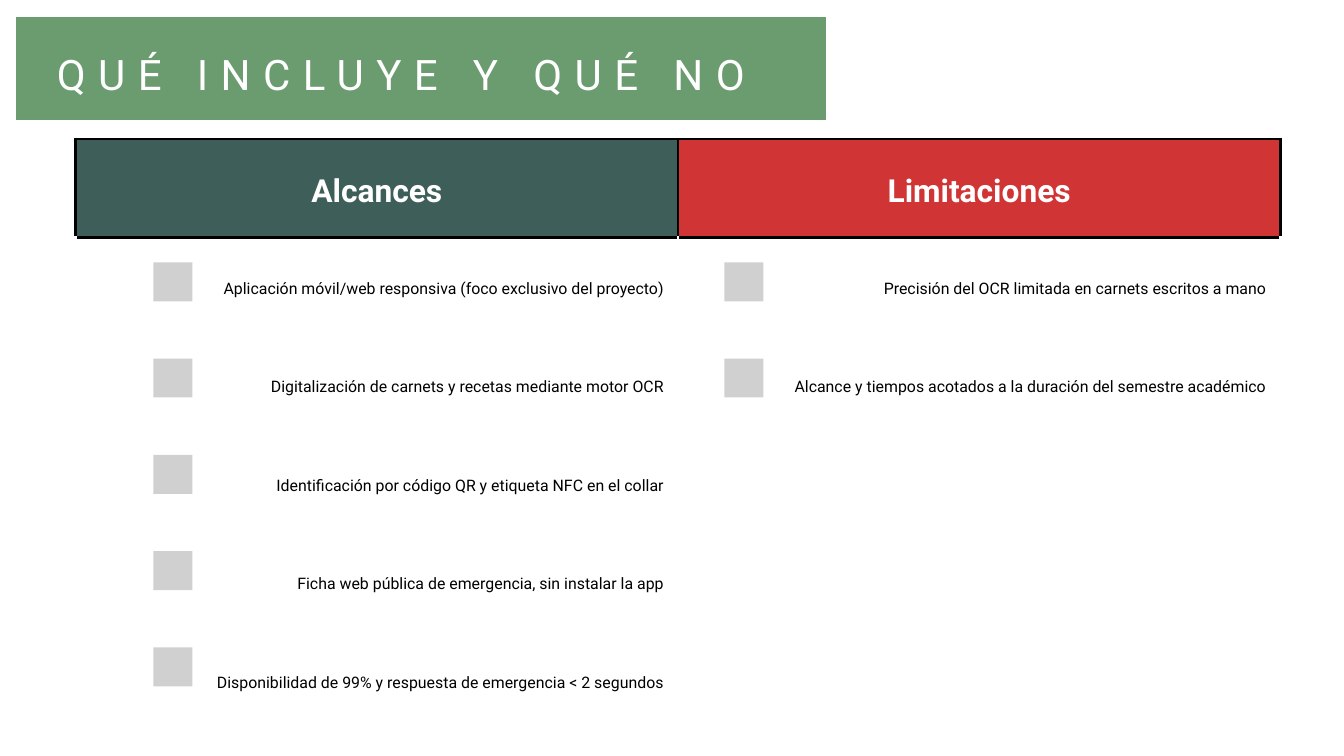
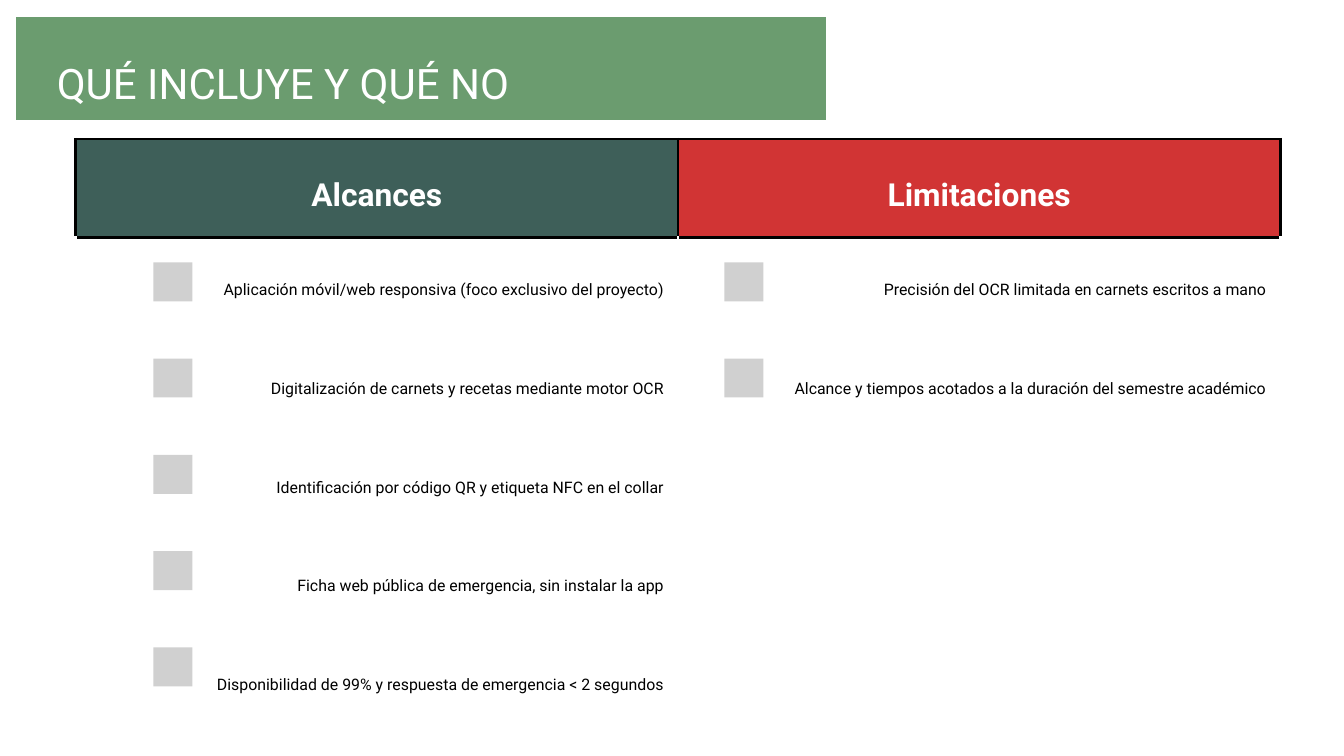
Before and after one commit to samueleliazar/PetPass, a slide deck: slide 7 of Fase 1/Evidencias Grupales/Presentación idea de proyecto.pptx. Drawn at 1344x756 pixels with LibreOffice and Linux fonts; fonts in the diff are those of the drawing; grey boxes stand for pictures. Boxes give left, top, right and bottom in pixels: in the first picture for what was removed or moved away, otherwise in the second. Text is boxed around its words. In the diff, an @@ line names an element or a change of style, - is before the commit and + after.

```diff
--- a/Fase 1/Evidencias Grupales/Presentación idea de proyecto.pptx
+++ b/Fase 1/Evidencias Grupales/Presentación idea de proyecto.pptx
@@ text "QUÉ INCLUYE Y QUÉ NO" at [57,61,509,104]: letter spacing 13.3 to 0 pt; line spacing 50.4pt to 1.12 @@
@@ table at [75,139,1279,698] @@
@@ line spacing 47.6pt to 1.4 @@
@@ line spacing 23.8pt to 1.4 @@
```
Also in this commit, not shown: 10 other slides changed.
